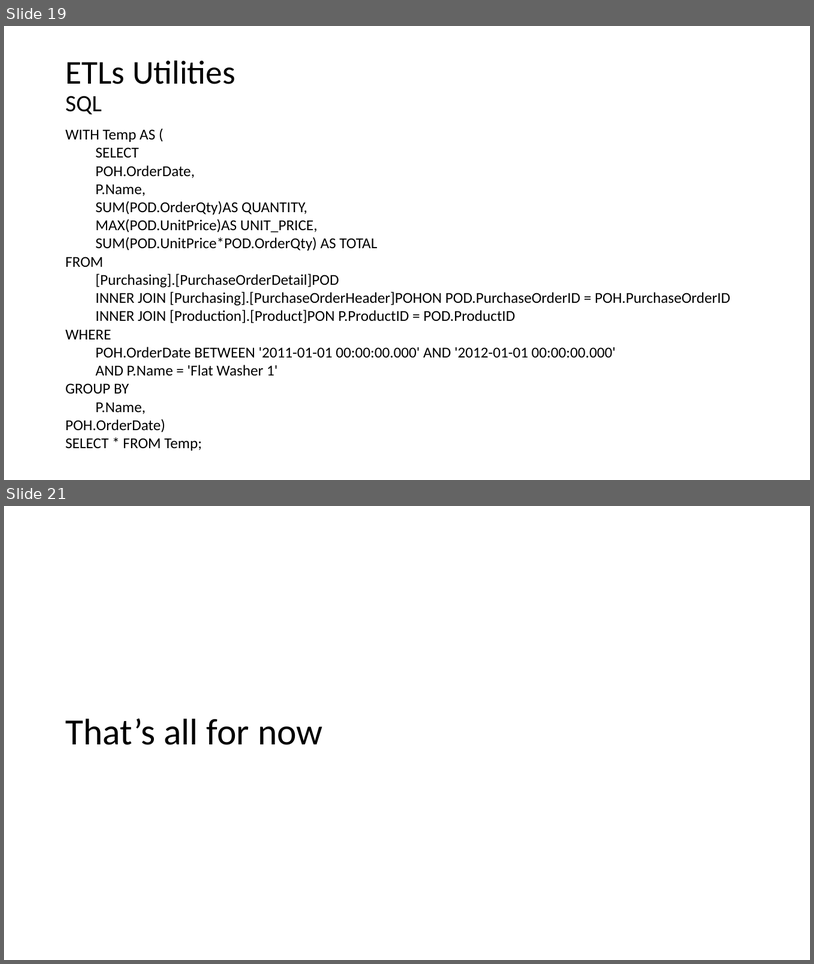
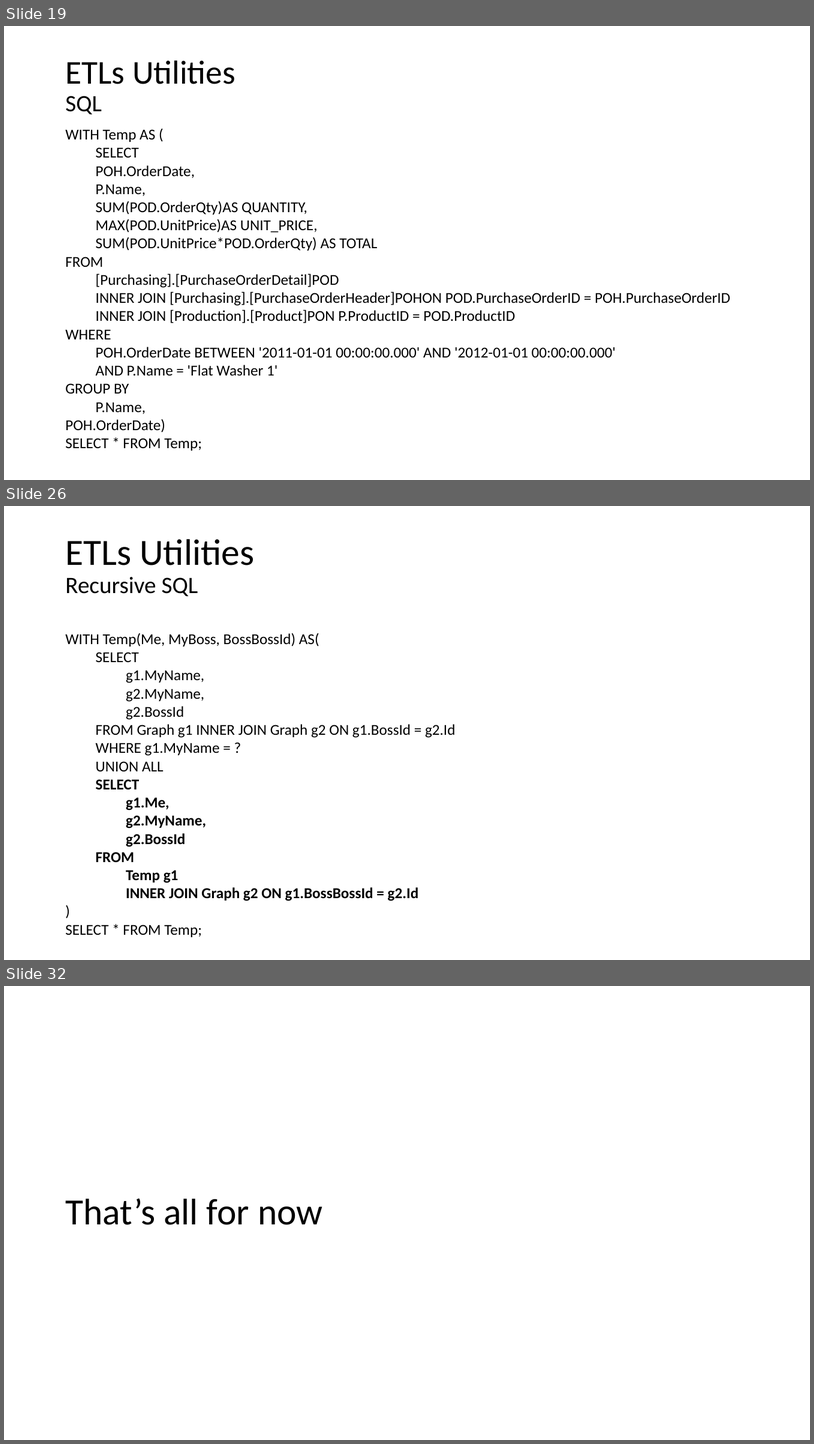
Before and after one commit to mpenarprz/RandomUtils, a slide deck: Short Talks/Data Warehouse/DataWarehouse.pptx. Shown one above the other, each under a label of ours: slides 19 and 21 before the commit, slides 19, 26 and 32 after it; the slides between them are not shown. The pictures are 814x964 and 814x1444 pixels, drawn with LibreOffice and Linux fonts; fonts in the diff are those of the drawing. Boxes give left, top, right and bottom in pixels: in the first picture for what was removed or moved away, otherwise in the second. Text is boxed around its words. In the diff, an @@ line names an element or a change of style, - is before the commit and + after.

```diff
--- a/Short Talks/Data Warehouse/DataWarehouse.pptx
+++ b/Short Talks/Data Warehouse/DataWarehouse.pptx
@@ slide 26 added at (x1=4, y1=506, x2=810, y2=960), background #FFFFFF @@
@@ title added at (x1=65, y1=539, x2=254, y2=597), 44 pt, text #000000 @@
+ETLs Utilities
+Recursive SQL
@@ text added at (x1=65, y1=633, x2=456, y2=937), 18 pt, text #000000 @@
+WITH Temp(Me, MyBoss, BossBossId) AS(
+  SELECT
+    g1.MyName,
+    g2.MyName,
+    g2.BossId
+  FROM Graph g1 INNER JOIN Graph g2 ON g1.BossId = g2.Id
+  WHERE g1.MyName = ?
+  UNION ALL
+  SELECT
+    g1.Me,
+    g2.MyName,
+    g2.BossId
+  FROM
+    Temp g1
+    INNER JOIN Graph g2 ON g1.BossBossId = g2.Id
+)
+SELECT * FROM Temp;
@@ what was slide 21 is now slide 32 @@
```
Also in this commit, not shown: 1 slide changed, 10 other slides added, 1 other file.
